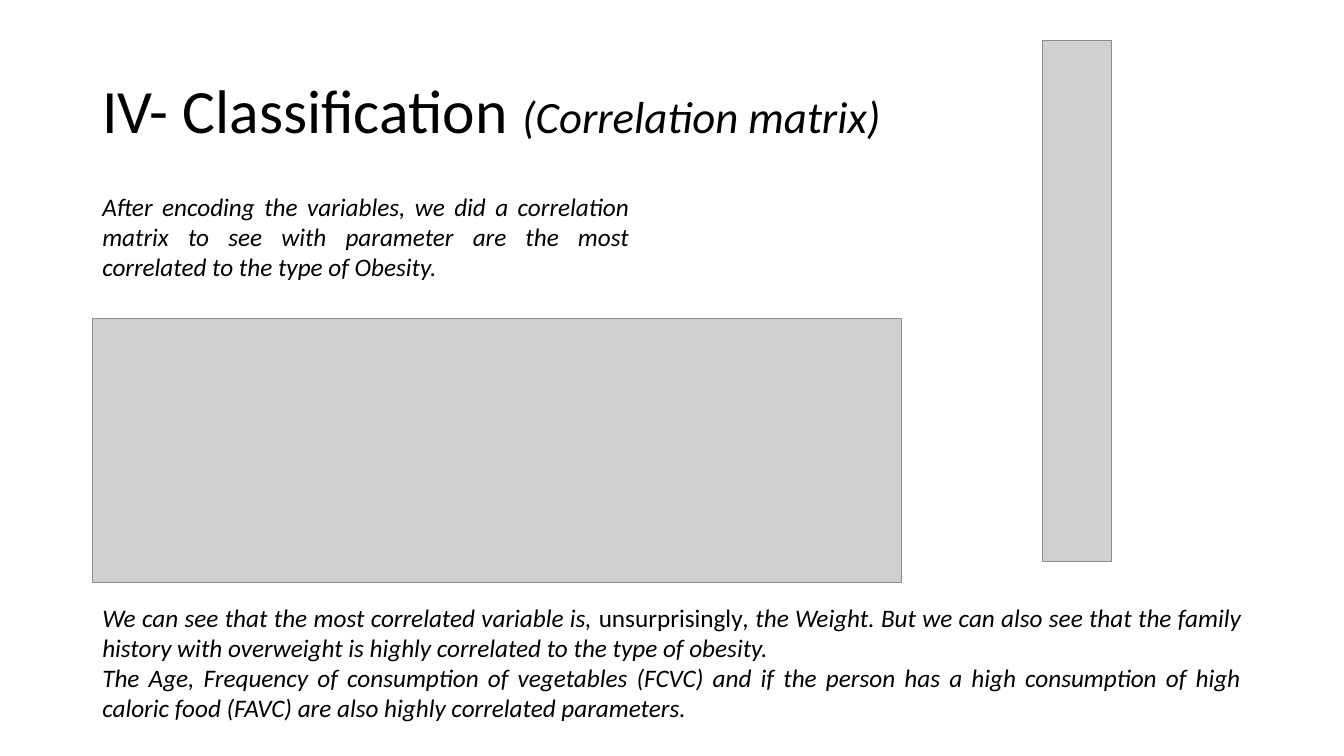
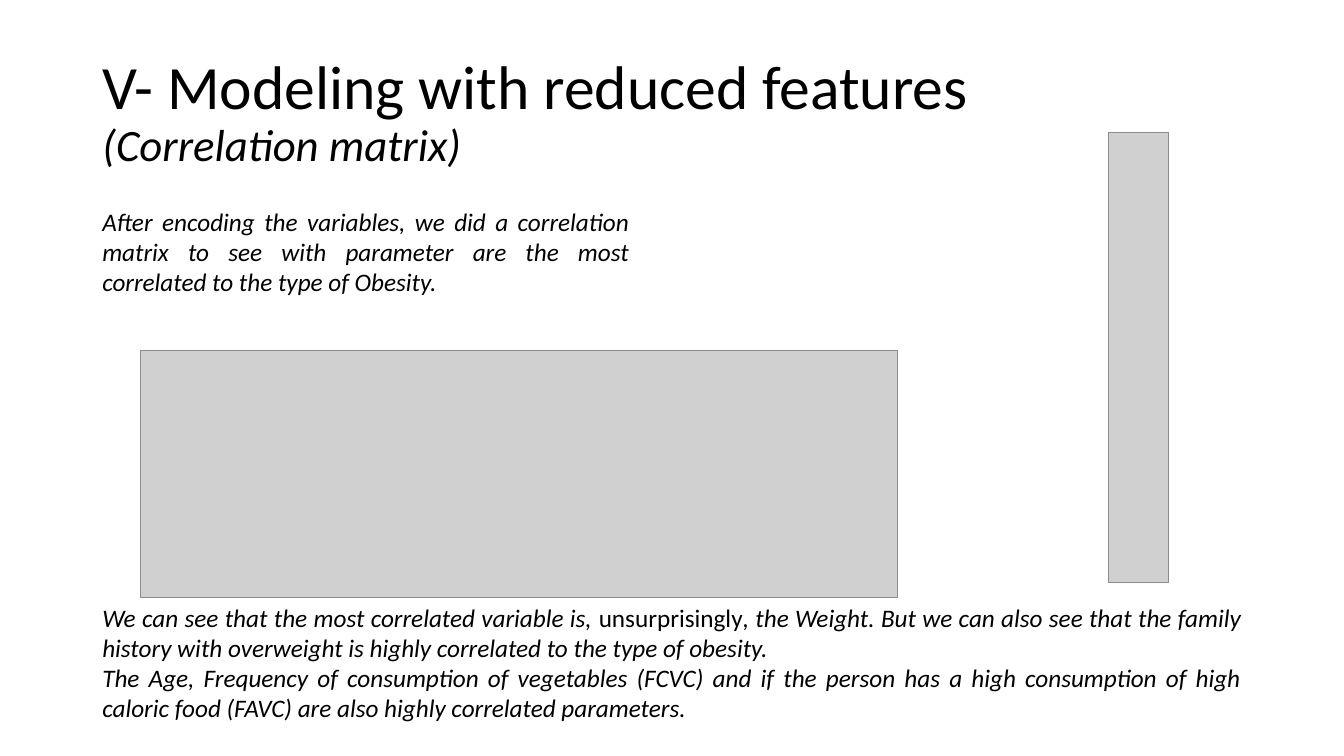
Before and after one commit to Leodespt/Projet_Python, a slide deck: slide 23 of Presentation_Python.pptx. Drawn at 1344x756 pixels with LibreOffice and Linux fonts; fonts in the diff are those of the drawing; grey boxes stand for pictures. Boxes give left, top, right and bottom in pixels: in the first picture for what was removed or moved away, otherwise in the second. Text is boxed around its words. In the diff, an @@ line names an element or a change of style, - is before the commit and + after.

```diff
--- a/Presentation_Python.pptx
+++ b/Presentation_Python.pptx
@@ title at box(102, 66, 967, 167): text changed; size 32 to 44 pt; italic off @@
-IV- Classification (Correlation matrix)
+V- Modeling with reduced features
+(Correlation matrix)
@@ picture: place and size @@
-picture at box(1043, 40, 1112, 562)
+picture at box(1109, 132, 1169, 582)
@@ text "After encoding the variables, we ...": place and size @@
-text "After encoding the variables, we ..." at box(102, 198, 629, 280)
+text "After encoding the variables, we ..." at box(102, 213, 629, 295)
@@ picture: place and size @@
-picture at box(93, 319, 902, 582)
+picture at box(140, 351, 897, 597)
```
Also in this commit, not shown: 18 other slides changed, 2 slides added, 1 slide removed.
